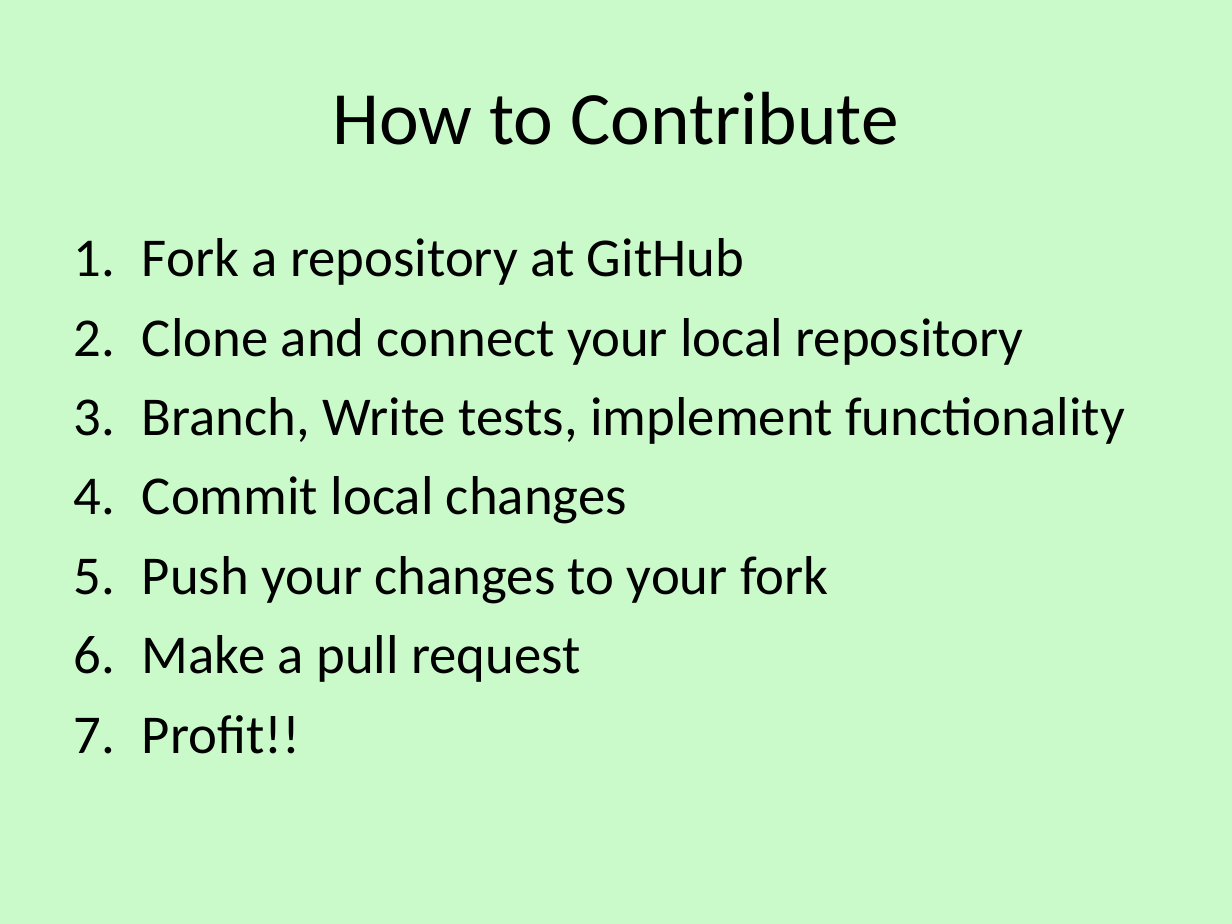
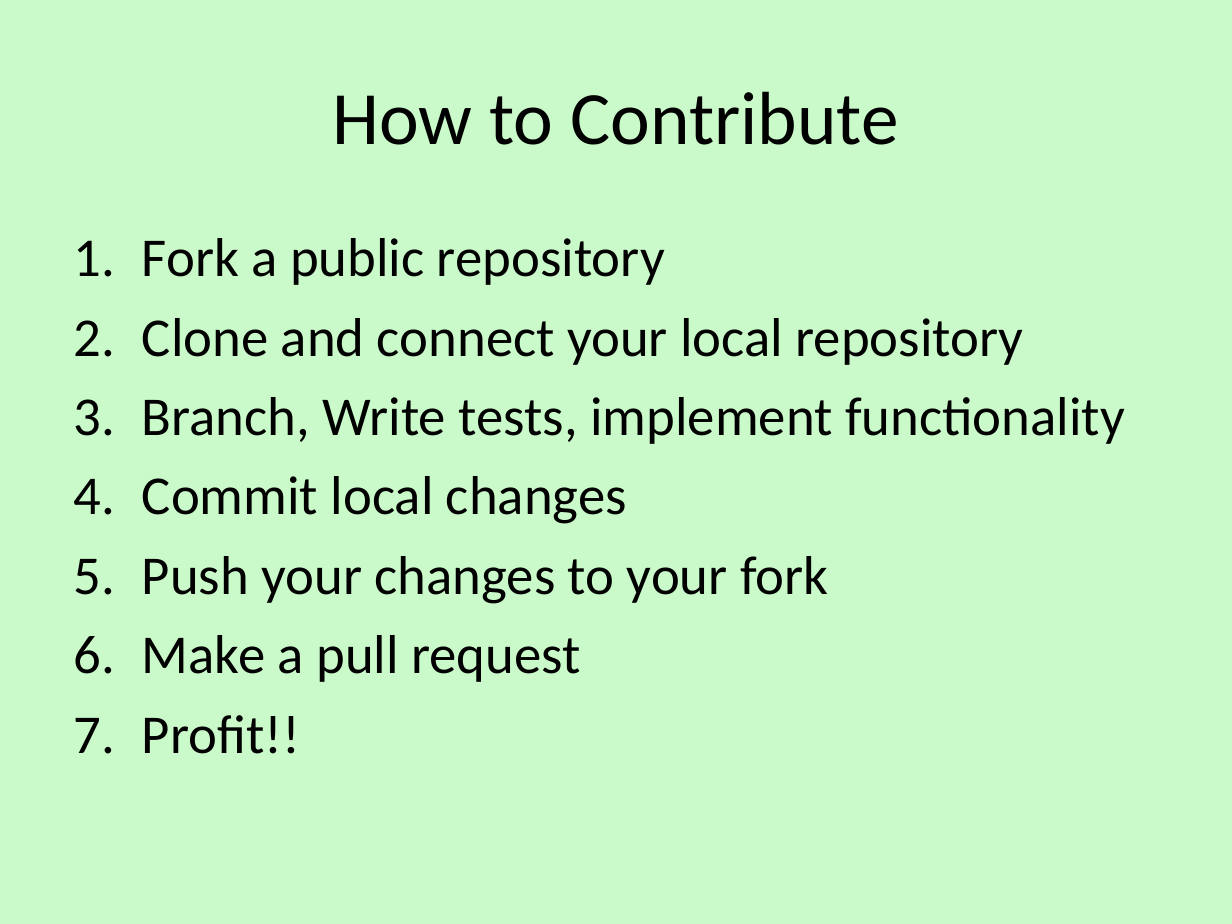
Before and after one commit to alecthegeek/gitWorkshop, a slide deck: slide 33 of gitWorkshop.odp. Drawn at 1232x924 pixels with LibreOffice and Linux fonts; fonts in the diff are those of the drawing; background and template pictures are left out. Boxes give left, top, right and bottom in pixels: in the first picture for what was removed or moved away, otherwise in the second. Text is boxed around its words. In the diff, an @@ line names an element or a change of style, - is before the commit and + after.

```diff
--- a/gitWorkshop.odp
+++ b/gitWorkshop.odp
@@ text at box(142, 238, 665, 285): text changed @@
-1. Fork a repository at GitHub
+1. Fork a public repository
```
Also in this commit, not shown: 8 other slides changed, 5 slides added, 5 slides removed, 5 other files.
